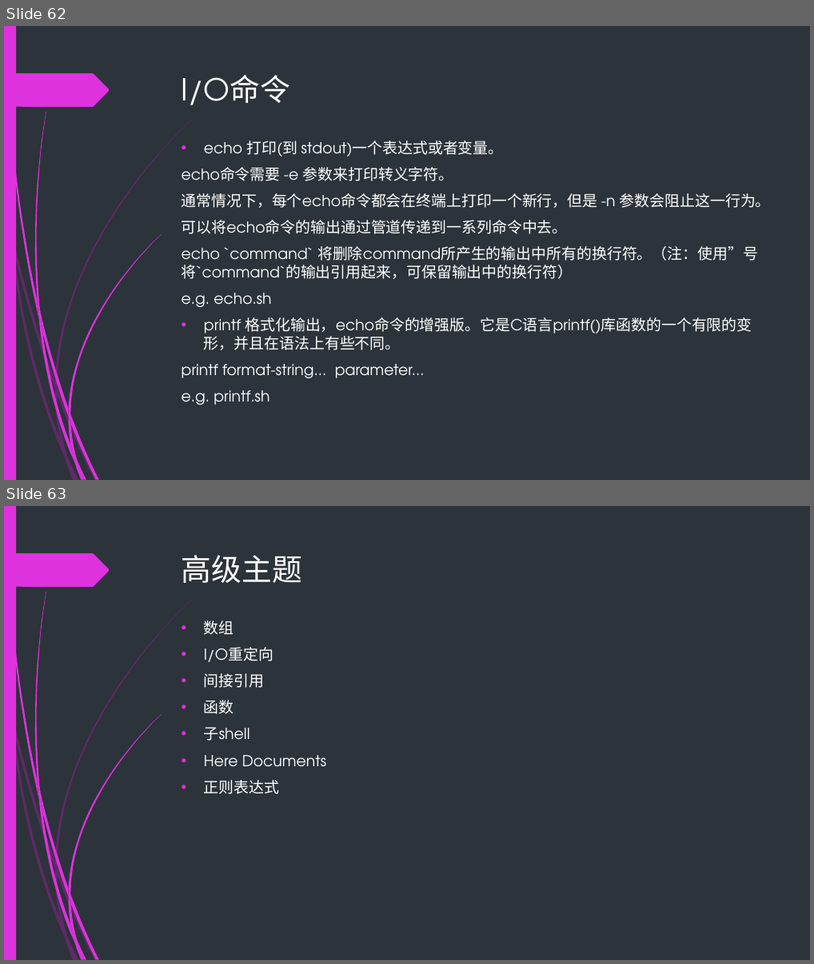
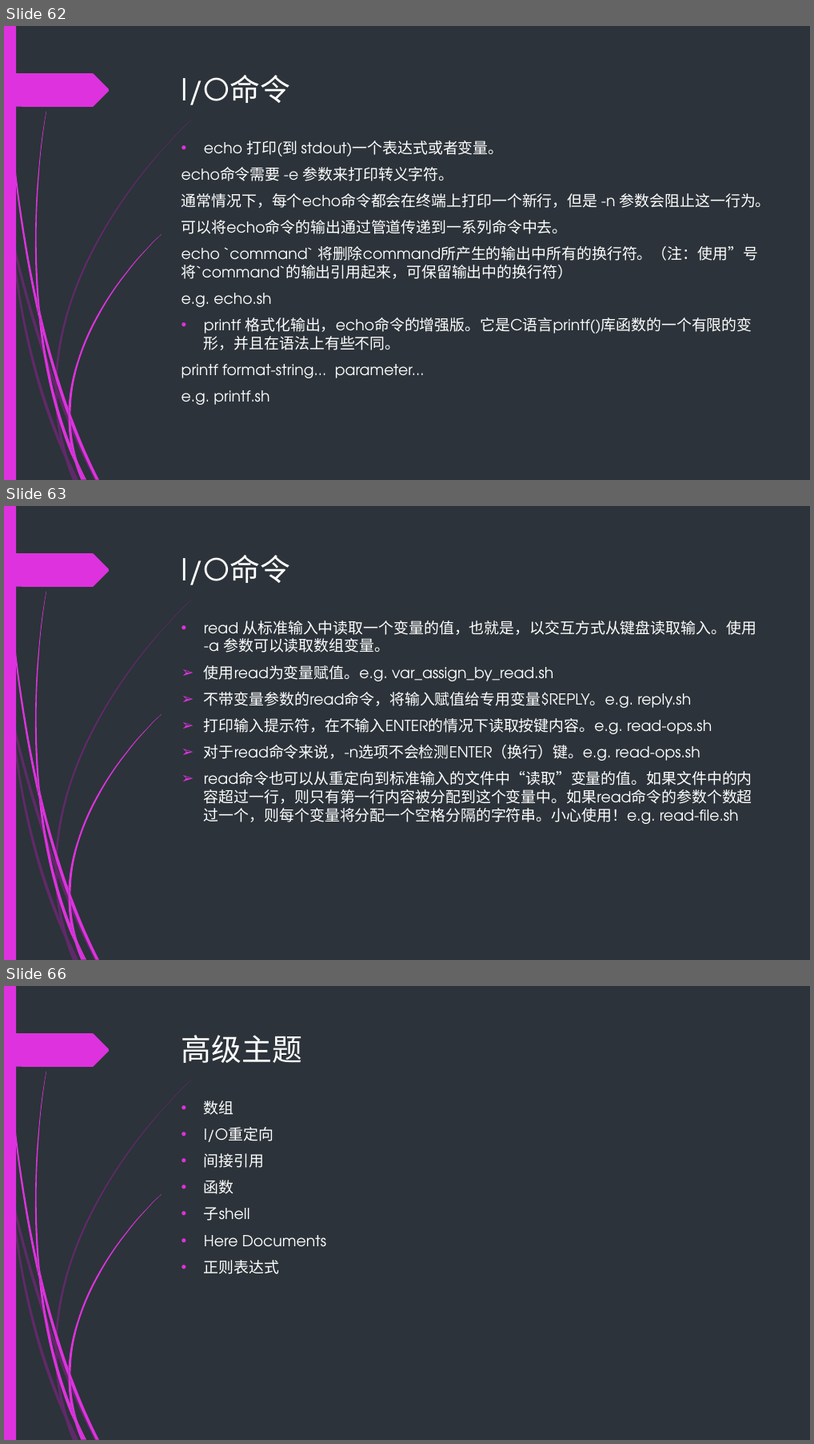
Before and after one commit to backup-ci/abs-train, a slide deck: Bash-scripting-guid.pptx. Shown one above the other, each under a label of ours: slides 62 and 63 before the commit, slides 62, 63 and 66 after it; the slides between them are not shown. The pictures are 814x964 and 814x1444 pixels, drawn with LibreOffice and Linux fonts; fonts in the diff are those of the drawing. Boxes give left, top, right and bottom in pixels: in the first picture for what was removed or moved away, otherwise in the second. Text is boxed around its words. In the diff, an @@ line names an element or a change of style, - is before the commit and + after.

```diff
--- a/Bash-scripting-guid.pptx
+++ b/Bash-scripting-guid.pptx
@@ slide 63 added at (x1=4, y1=506, x2=810, y2=960), background #2C333A; not listed: 24 template elements that a slide beside it also shows @@
@@ title added at (x1=182, y1=555, x2=290, y2=585), 36 pt, text #FFFFFF @@
+I/O命令
@@ text added at (x1=204, y1=620, x2=757, y2=824), 18 pt, text #FFFFFF @@
+• read 从标准输入中读取一个变量的值，也就是，以交互方式从键盘读取输入。使用 -a 参数可以读取数组变量。
+➢ 使用read为变量赋值。e.g. var_assign_by_read.sh
+➢ 不带变量参数的read命令，将输入赋值给专用变量$REPLY。e.g. reply.sh
+➢ 打印输入提示符，在不输入ENTER的情况下读取按键内容。e.g. read-ops.sh
+➢ 对于read命令来说，-n选项不会检测ENTER（换行）键。e.g. read-ops.sh
+➢ read命令也可以从重定向到标准输入的文件中“读取”变量的值。如果文件中的内容超过一行，则只有第一行内容被分配到这个变量中。如果read命令的参数个数超过一个，则每个变量将分配一个空格分隔的字符串。小心使用！e.g. read-file.sh
@@ what was slide 63 is now slide 66 @@
```
Also in this commit, not shown: 1 slide changed, 2 other slides added, 7 other files.
